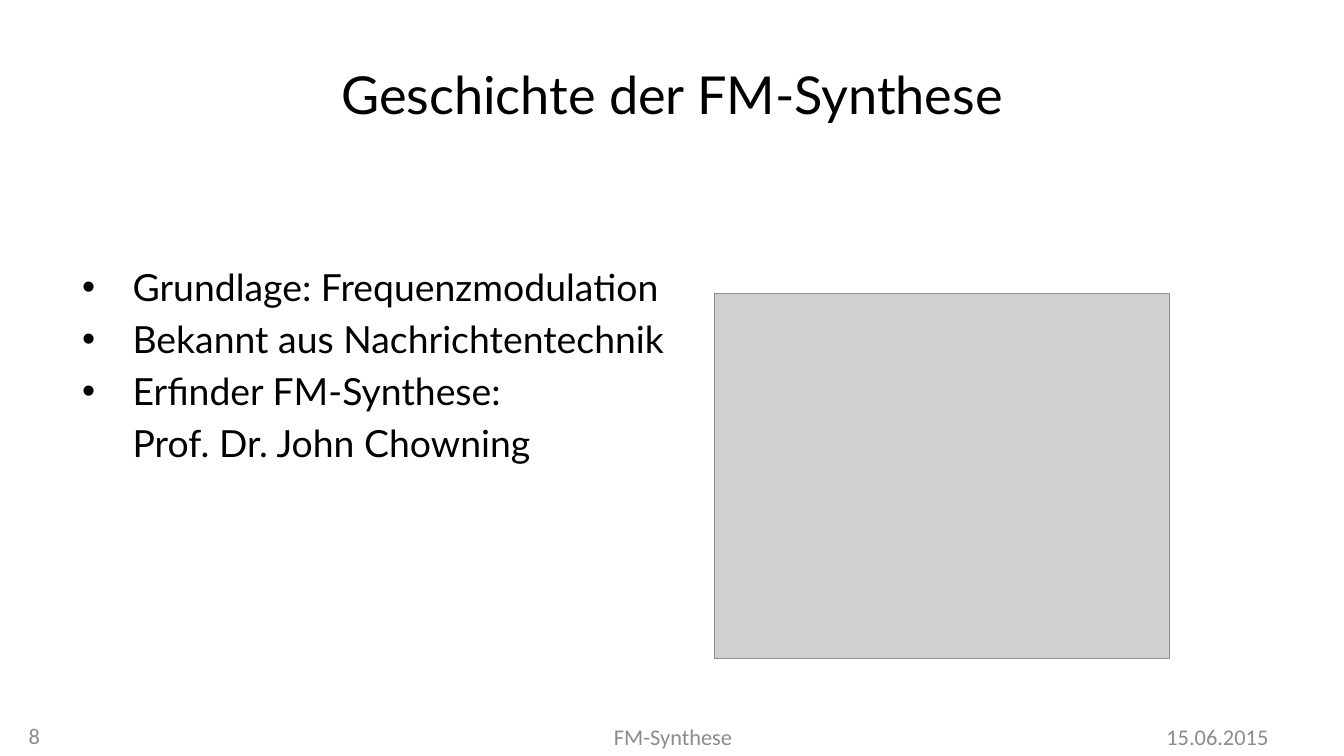
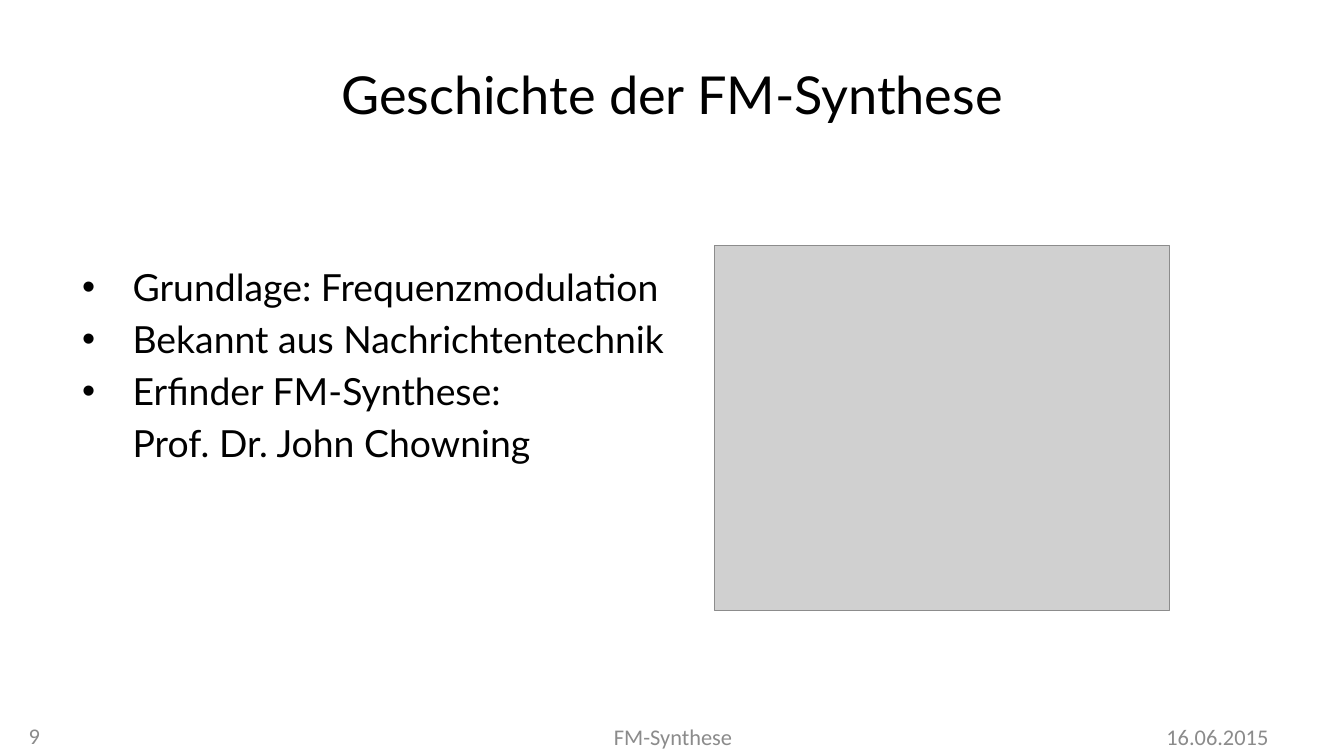
Before and after one commit to MBulli/VSeminar, a slide deck: slide 9 of Praesentation/FMSynthese-Julius.pptx (slide 8 before the commit). Drawn at 1344x756 pixels with LibreOffice and Linux fonts; fonts in the diff are those of the drawing; grey boxes stand for pictures; background and template pictures are left out. Boxes give left, top, right and bottom in pixels: in the first picture for what was removed or moved away, otherwise in the second. Text is boxed around its words. In the diff, an @@ line names an element or a change of style, - is before the commit and + after.

Commit message:
Some text and slides

```diff
--- a/Praesentation/FMSynthese-Julius.pptx
+++ b/Praesentation/FMSynthese-Julius.pptx
@@ picture: place and size @@
-picture at [714,293,1169,659]
+picture at [714,246,1169,612]
@@ page number at [29,729,40,744]: text changed @@
-8
+9
@@ text at [1166,730,1268,745]: text changed @@
-15.06.2015
+16.06.2015
```
Also in this commit, not shown: 22 other slides changed, 3 slides added, 3 other files.
